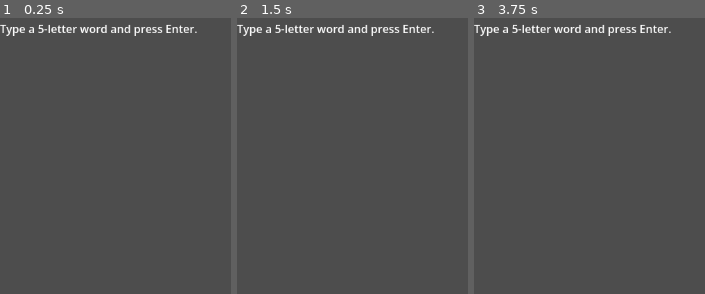
Above: before the commit, frames 1-3 (left to right).
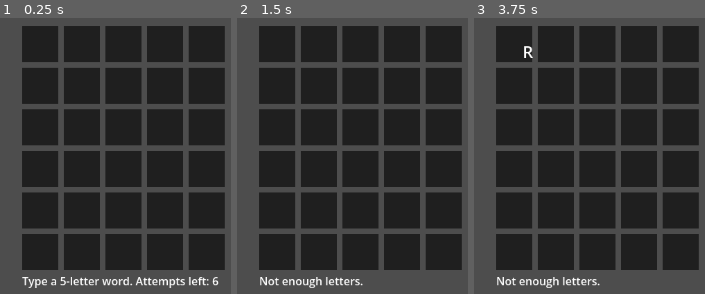
Above: after the commit, the same moments.

Repository: Tobyjcode/wordle
Game: Godot game, scene res://node_2d.tscn
Two runs of this game, one before a commit and one after it. Both use one fixed random seed, a clock stepped at 60 frames per second and the inputs below.
Inputs (mouse positions are in pixels of both pictures, inside the frame that each line leads up to):
- Up to frame 1 (0.25 s): no input
- Up to frame 2 (1.5 s): tap Enter at 0.5, 1.25 s; move the mouse to (outside the picture) at 0.52 s; tap R at 0.6 s; click (outside the picture) at 0.67 s; tap Backspace at 0.8 s; drag from (outside the picture) to (outside the picture) at 1.27 s
- Up to frame 3 (3.75 s): tap Enter at 2, 2.1, 2.75, 3.5 s; move the mouse to (outside the picture) at 2.02 s; click (outside the picture) at 2.17 s; tap Keypad Enter at 2.3 s; drag from (outside the picture) to (633, 161) at 2.77 s; move the mouse to (outside the picture) at 3.52 s; tap R at 3.6 s; click (outside the picture) at 3.67 s

The runs differ from the first frame. In frame 1, 63% of the frame differs, in the area x 0-98%, y 2-98%; in frame 2, 62%; in frame 3, 62%.

Commit message:
Add game state, attempts, and 2D UI controls
#Wire up Wordle logic to UI with attempts

Diff:
--- a/Scripts/wordle_game.gd
+++ b/Scripts/wordle_game.gd
@@ -3,10 +3,15 @@
 extends RefCounted
 
 const DEFAULT_WORD_LENGTH := 5
+const DEFAULT_MAX_ATTEMPTS := 6
 
 var _word_length := DEFAULT_WORD_LENGTH
+var _max_attempts := DEFAULT_MAX_ATTEMPTS
 var _word_list: PackedStringArray = PackedStringArray()
 var _secret_word := ""
+var _attempts_used := 0
+var _is_over := false
+var _is_win := false
 
 # Load a word list from a text file (one word per line).
 func load_word_list(path: String) -> void:
@@ -32,14 +37,23 @@
 # Pick a random secret word from the list and reset state.
 func start_new_game() -> void:
 	_secret_word = ""
+	_attempts_used = 0
+	_is_over = false
+	_is_win = false
 	if _word_list.size() == 0:
 		push_error("Word list is empty; load words before starting.")
 		return
 	var index := randi() % _word_list.size()
 	_secret_word = _word_list[index]
 
+# Get the current secret word (for UI/testing).
+func get_secret_word() -> String:
+	return _secret_word
+
 # Submit a guess and get minimal feedback.
 func guess(guess_word: String) -> Dictionary:
+	if _is_over:
+		return {"ok": false, "error": "Game is over."}
 	if _secret_word == "":
 		return {"ok": false, "error": "Game not started."}
 	var cleaned := guess_word.strip_edges().to_lower()
@@ -48,8 +62,29 @@
 	if not _word_list.has(cleaned):
 		return {"ok": false, "error": "Guess is not in word list."}
 
+	_attempts_used += 1
 	var feedback := _evaluate_feedback(cleaned)
-	return {"ok": true, "guess": cleaned, "feedback": feedback}
+	_is_win = _is_all_correct(feedback)
+	if _is_win or _attempts_used >= _max_attempts:
+		_is_over = true
+
+	return {
+		"ok": true,
+		"guess": cleaned,
+		"feedback": feedback,
+		"attempts_used": _attempts_used,
+		"attempts_left": _max_attempts - _attempts_used,
+		"is_win": _is_win,
+		"is_over": _is_over
+	}
+
+# Query if the game is over.
+func is_game_over() -> bool:
+	return _is_over
+
+# Remaining attempts.
+func attempts_left() -> int:
+	return _max_attempts - _attempts_used
 
 # Compute feedback with duplicate-letter handling.
 func _evaluate_feedback(guess_word: String) -> Array:
@@ -79,3 +114,10 @@
 			feedback[i] = "gray"
 
 	return feedback
+
+# Check if all feedback entries are correct.
+func _is_all_correct(feedback: Array) -> bool:
+	for status in feedback:
+		if status != "green":
+			return false
+	return true
--- a/node_2d.gd
+++ b/node_2d.gd
@@ -22,14 +22,168 @@
 @onready var grid: GridContainer = $VBoxContainer/GridContainer
 @onready var status_label: Label = $VBoxContainer/Status
 
-# Core game script (preload to avoid class lookup errors)
-const WordleGame = preload("res://Scripts/wordle_game.gd")
 
 # Core game logic instance
 var game := WordleGame.new()
+
+# 2D array of tiles (row -> col)
+var tiles: Array = []
+
+# Current input position
+var current_row := 0
+var current_col := 0
 
 # Set initial UI text when the scene loads
 func _ready() -> void:
 	game.load_word_list("res://Data/wordle_ord.txt")
 	game.start_new_game()
-	status_label.text = "Type a 5-letter word and press Enter."
+	_collect_tiles()
+	status_label.text = "Type a 5-letter word. Attempts left: %d" % game.attempts_left()
+
+# Collect 30 tiles from the GridContainer into a 6x5 array
+func _collect_tiles() -> void:
+	_tiles_clear()
+	grid.add_theme_constant_override("h_separation", 8)
+	grid.add_theme_constant_override("v_separation", 8)
+	var children := grid.get_children()
+	if children.size() < WORDLENGTH * MAXATTEMPTS:
+		push_error("GridContainer must have 30 ColorRect tiles.")
+		return
+
+	for row in MAXATTEMPTS:
+		var row_tiles: Array = []
+		for col in WORDLENGTH:
+			var index := row * WORDLENGTH + col
+			var tile := children[index] as ColorRect
+			if tile == null:
+				push_error("Tile at index %d is not a ColorRect." % index)
+				continue
+			tile.color = COLOR_EMPTY
+			tile.custom_minimum_size = Vector2(52, 52)
+			var label := tile.get_node_or_null("Label") as Label
+			if label != null:
+				label.anchor_right = 1.0
+				label.anchor_bottom = 1.0
+				label.horizontal_alignment = HORIZONTAL_ALIGNMENT_CENTER
+				label.vertical_alignment = VERTICAL_ALIGNMENT_CENTER
+				label.add_theme_color_override("font_color", COLOR_TEXT)
+				label.add_theme_font_size_override("font_size", 24)
+			row_tiles.append(tile)
+		tiles.append(row_tiles)
+
+# Clear tile cache
+func _tiles_clear() -> void:
+	tiles.clear()
+
+# Set the letter on a tile (UI helper)
+func set_tile_letter(row: int, col: int, ch: String) -> void:
+	var tile: ColorRect = tiles[row][col]
+	var label: Label = tile.get_node_or_null("Label")
+	if label == null:
+		push_error("Tile is missing a Label child at %d,%d" % [row, col])
+		return
+	label.text = ch.to_upper()
+
+# Clear a tile's letter
+func clear_tile(row: int, col: int) -> void:
+	set_tile_letter(row, col, "")
+
+# Handle keyboard input for typing, backspace, and submit
+func _unhandled_input(event: InputEvent) -> void:
+	if not (event is InputEventKey):
+		return
+	var key_event := event as InputEventKey
+	if not key_event.pressed or key_event.echo:
+		return
+
+	if key_event.keycode == KEY_R:
+		if game.is_game_over():
+			_restart_game()
+			return
+
+	if game.is_game_over():
+		return
+
+	if key_event.keycode == KEY_BACKSPACE:
+		_handle_backspace()
+		return
+	if key_event.keycode == KEY_ENTER or key_event.keycode == KEY_KP_ENTER:
+		_handle_submit()
+		return
+
+	if key_event.unicode > 0:
+		var ch := String.chr(key_event.unicode).to_lower()
+		if ch.length() == 1 and ch >= "a" and ch <= "z":
+			_handle_letter(ch)
+
+# Add a letter to the current row
+func _handle_letter(ch: String) -> void:
+	if current_col >= WORDLENGTH or current_row >= MAXATTEMPTS:
+		return
+	set_tile_letter(current_row, current_col, ch)
+	current_col += 1
+
+# Remove a letter from the current row
+func _handle_backspace() -> void:
+	if current_col <= 0:
+		return
+	current_col -= 1
+	clear_tile(current_row, current_col)
+
+# Submit the current row (placeholder for now)
+func _handle_submit() -> void:
+	if current_col < WORDLENGTH:
+		status_label.text = "Not enough letters."
+		return
+
+	var guess := ""
+	for col in WORDLENGTH:
+		var tile: ColorRect = tiles[current_row][col]
+		var label: Label = tile.get_node_or_null("Label")
+		if label == null:
+			push_error("Tile is missing a Label child at %d,%d" % [current_row, col])
+			return
+		guess += label.text.to_lower()
+
+	var result := game.guess(guess)
+	if not result.get("ok", false):
+		status_label.text = String(result.get("error", "Invalid guess."))
+		return
+
+	_apply_feedback(current_row, result["feedback"])
+	if result.get("is_win", false):
+		status_label.text = "You win!"
+		return
+	if result.get("is_over", false):
+		status_label.text = "Game over. Word was: %s" % game.get_secret_word().to_upper()
+		return
+
+	status_label.text = "Guess accepted. Attempts left: %d" % int(result.get("attempts_left", 0))
+	current_row += 1
+	current_col = 0
+
+# Restart the game and clear the board
+func _restart_game() -> void:
+	game.start_new_game()
+	current_row = 0
+	current_col = 0
+	for row in MAXATTEMPTS:
+		for col in WORDLENGTH:
+			clear_tile(row, col)
+			tiles[row][col].color = COLOR_EMPTY
+	status_label.text = "New game. Attempts left: %d" % game.attempts_left()
+
+# Apply feedback colors to a row
+func _apply_feedback(row: int, feedback: Array) -> void:
+	for col in WORDLENGTH:
+		var tile: ColorRect = tiles[row][col]
+		var status := String(feedback[col])
+		match status:
+			"green":
+				tile.color = COLOR_CORRECT
+			"yellow":
+				tile.color = COLOR_PRESENT
+			"gray":
+				tile.color = COLOR_ABSENT
+			_:
+				tile.color = COLOR_EMPTY
--- a/node_2d.tscn
+++ b/node_2d.tscn
@@ -9,13 +9,25 @@
 grid_container = NodePath("VBoxContainer/GridContainer")
 status = NodePath("VBoxContainer/Status")
 
+[node name="Background" type="ColorRect" parent="." unique_id=2000000001]
+anchor_right = 1.0
+anchor_bottom = 1.0
+color = Color(0.12, 0.12, 0.12, 1)
+
 [node name="VBoxContainer" type="VBoxContainer" parent="." unique_id=116835997]
 layout_mode = 0
-offset_right = 40.0
-offset_bottom = 40.0
+anchor_right = 1.0
+anchor_bottom = 1.0
+offset_left = 32.0
+offset_top = 32.0
+offset_right = -32.0
+offset_bottom = -32.0
+alignment = 1
 
 [node name="GridContainer" type="GridContainer" parent="VBoxContainer" unique_id=1564408364]
 layout_mode = 2
+theme_override_constants/h_separation = 8
+theme_override_constants/v_separation = 8
 columns = 5
 
 [node name="ColorRect" type="ColorRect" parent="VBoxContainer/GridContainer" unique_id=295099832]
@@ -250,5 +262,13 @@
 offset_right = 40.0
 offset_bottom = 23.0
 
+[node name="ColorRect30" type="ColorRect" parent="VBoxContainer/GridContainer" unique_id=80696886]
+layout_mode = 2
+
+[node name="Label" type="Label" parent="VBoxContainer/GridContainer/ColorRect30" unique_id=223000166]
+layout_mode = 0
+offset_right = 40.0
+offset_bottom = 23.0
+
 [node name="Status" type="Label" parent="VBoxContainer" unique_id=413413087]
 layout_mode = 2
